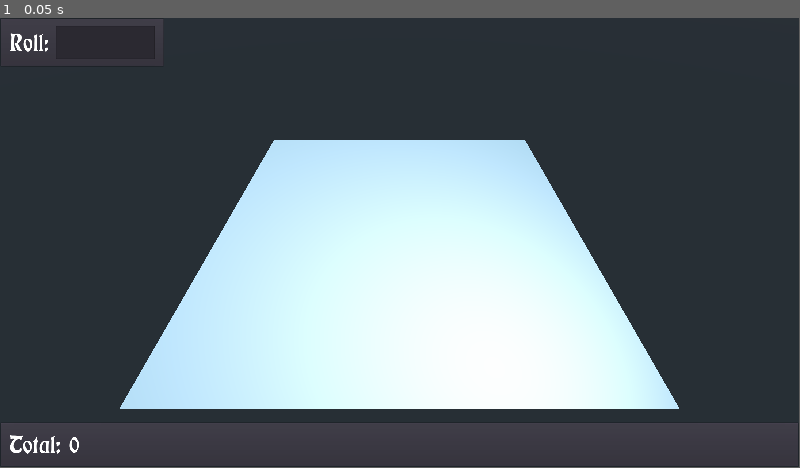
Above: before the commit, frame 1.
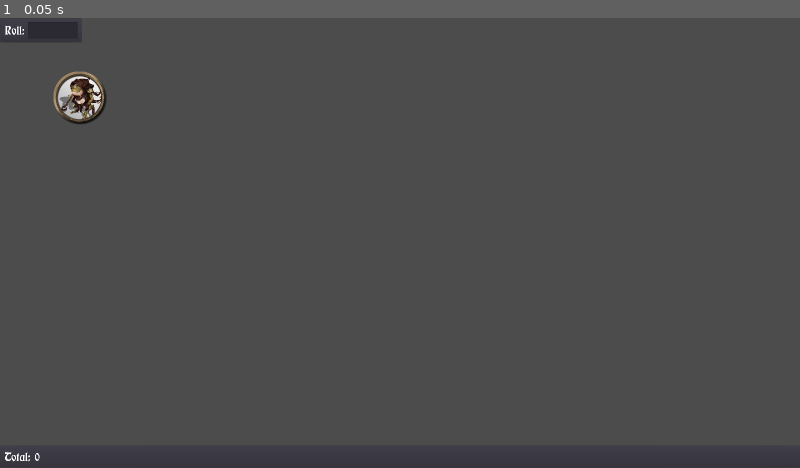
Above: after the commit, the same moment.

Repository: Rumpunzel/ze-people-wants-mapz
Game: Godot game, scene res://main.tscn
Two runs of this game, one before a commit and one after it. Both use one fixed random seed, a clock stepped at 60 frames per second and the inputs below.
Inputs:
- Up to frame 1 (0.05 s): no input
In our replay, the window is 799x449 before the commit and 800x450 after it. These sizes can differ from the game's own. Grey fills any space a smaller window leaves; there, only what the larger window draws over its background counts as a difference.

The runs differ from the first frame. In frame 1, 89% of the frame differs, in the area x 0-100%, y 0-100%.

Commit message:
added token and merged view

Diff:
--- a/box.tscn
+++ b/box.tscn
@@ -1,13 +1,16 @@
-[gd_scene load_steps=4 format=2]
+[gd_scene load_steps=5 format=2]
 
 [sub_resource type="PlaneMesh" id=1]
-size = Vector2( 5, 5 )
-
-[sub_resource type="BoxShape" id=5]
-extents = Vector3( 5, 1, 5 )
+size = Vector2( 16, 9 )
 
 [sub_resource type="BoxShape" id=2]
-extents = Vector3( 1, 1, 5 )
+extents = Vector3( 10, 1, 6.5 )
+
+[sub_resource type="BoxShape" id=3]
+extents = Vector3( 1, 10, 4.5 )
+
+[sub_resource type="BoxShape" id=4]
+extents = Vector3( 1, 10, 10 )
 
 [node name="MeshInstance" type="MeshInstance"]
 mesh = SubResource( 1 )
@@ -17,31 +20,31 @@
 
 [node name="CollisionShape" type="CollisionShape" parent="StaticBody"]
 transform = Transform( 1, 0, 0, 0, 1, 0, 0, 0, 1, 0, -1, 0 )
-shape = SubResource( 5 )
+shape = SubResource( 2 )
 
 [node name="StaticBody2" type="StaticBody" parent="."]
 
 [node name="CollisionShape" type="CollisionShape" parent="StaticBody2"]
-transform = Transform( 1, 0, 0, 0, 1, 0, 0, 0, 1, -3.5, 1, 0 )
-shape = SubResource( 2 )
+transform = Transform( 1, 0, 0, 0, 1, 0, 0, 0, 1, -9, 10, 0 )
+shape = SubResource( 3 )
 
 [node name="StaticBody3" type="StaticBody" parent="."]
 transform = Transform( -4.37114e-08, 0, 1, 0, 1, 0, -1, 0, -4.37114e-08, 0, 0, 0 )
 
 [node name="CollisionShape" type="CollisionShape" parent="StaticBody3"]
-transform = Transform( 1, 0, 0, 0, 1, 0, 0, 0, 1, -3.5, 1, 0 )
-shape = SubResource( 2 )
+transform = Transform( 1, 0, 0, 0, 1, 0, 0, 0, 1, -5.5, 10, 0 )
+shape = SubResource( 4 )
 
 [node name="StaticBody4" type="StaticBody" parent="."]
 transform = Transform( -1, 0, -8.74228e-08, 0, 1, 0, 8.74228e-08, 0, -1, 0, 0, 0 )
 
 [node name="CollisionShape" type="CollisionShape" parent="StaticBody4"]
-transform = Transform( 1, 0, 0, 0, 1, 0, 0, 0, 1, -3.5, 1, 0 )
-shape = SubResource( 2 )
+transform = Transform( 1, 0, 0, 0, 1, 0, 0, 0, 1, -9, 10, 0 )
+shape = SubResource( 3 )
 
 [node name="StaticBody5" type="StaticBody" parent="."]
 transform = Transform( -4.37114e-08, 0, -1, 0, 1, 0, 1, 0, -4.37114e-08, 0, 0, 0 )
 
 [node name="CollisionShape" type="CollisionShape" parent="StaticBody5"]
-transform = Transform( 1, 0, 0, 0, 1, 0, 0, 0, 1, -3.5, 1, 0 )
-shape = SubResource( 2 )
+transform = Transform( 1, 0, 0, 0, 1, 0, 0, 0, 1, -5.5, 10, 0 )
+shape = SubResource( 4 )
--- /dev/null
+++ b/dice_roller.tscn
@@ -0,0 +1,39 @@
+[gd_scene load_steps=4 format=2]
+
+[ext_resource path="res://box.tscn" type="PackedScene" id=1]
+[ext_resource path="res://spatial.gd" type="Script" id=2]
+[ext_resource path="res://die.tscn" type="PackedScene" id=3]
+
+[node name="3D" type="CanvasLayer"]
+layer = 10
+
+[node name="ViewportContainer" type="ViewportContainer" parent="."]
+anchor_right = 1.0
+anchor_bottom = 1.0
+mouse_filter = 2
+stretch = true
+__meta__ = {
+"_edit_use_anchors_": false
+}
+
+[node name="Viewport" type="Viewport" parent="ViewportContainer"]
+size = Vector2( 3840, 2160 )
+transparent_bg = true
+handle_input_locally = false
+render_target_update_mode = 3
+
+[node name="DiceRoller" type="Spatial" parent="ViewportContainer/Viewport"]
+script = ExtResource( 2 )
+die_scene = ExtResource( 3 )
+
+[node name="Camera" type="Camera" parent="ViewportContainer/Viewport/DiceRoller"]
+transform = Transform( 1, 0, 0, 0, -4.37114e-08, 1, 0, -1, -4.37114e-08, 0, 20, 0.5 )
+fov = 30.0
+
+[node name="MeshInstance" parent="ViewportContainer/Viewport/DiceRoller" instance=ExtResource( 1 )]
+visible = false
+
+[node name="SpotLight" type="SpotLight" parent="ViewportContainer/Viewport/DiceRoller"]
+transform = Transform( 0.891802, -0.416792, 0.175996, -0.0461262, 0.303217, 0.951804, -0.450069, -0.856939, 0.251185, 3.31311, 12.3038, 3.62424 )
+shadow_enabled = true
+spot_range = 30.0
--- a/dice_spawner.gd
+++ b/dice_spawner.gd
@@ -1,24 +1,6 @@
 extends LineEdit
-
-
-export(PackedScene) var die_scene
-
-var _left_to_spawn := 0
-
-
-func _process(_delta: float) -> void:
-	if _left_to_spawn > 0:
-		var new_die := die_scene.instance() as Die
-		var spawn_position = Die.random_vector3() * 0.9
-
-		spawn_position.y = 3.0 + randf() * 3.0
-		new_die.transform.origin = spawn_position
-
-		add_child(new_die)
-
-		_left_to_spawn -= 1
 
 
 func _spawn_dice(new_text: String) -> void:
 	var commands := new_text.split("d")
-	_left_to_spawn += int(commands[0])
+	ShittySingleton.left_to_spawn += int(commands[0])
--- a/die.gd
+++ b/die.gd
@@ -26,6 +26,11 @@
 
 
 var side_up := NONE
+
+var _sides := [ ]
+
+
+onready var _tween: Tween = $Tween
 
 
 
@@ -57,21 +62,25 @@
 				die_side.transform = rotate_around(die_side.transform, Vector3.ZERO, Vector3.UP, PI)
 				#die_side.transform = rotate_around(die_side.transform, Vector3.ZERO, Vector3.UP, (float(index) / number_of_sides) * TAU)
 
+		_sides.append(die_side)
 		add_child(die_side)
 
-	for die_side in get_children():
-		die_side.set_exceptions(get_children())
+	for die_side in _sides:
+		die_side.set_exceptions(_sides)
 
 	transform.basis = random_vector3()
 
-	apply_torque_impulse(random_vector3() * 0.2)
-	apply_central_impulse(random_vector3() * 2.0)
+	apply_torque_impulse(random_vector3() * 0.5)
+	apply_central_impulse(random_vector3() * 4.0)
 
 
 func _physics_process(_delta: float) -> void:
 	if side_up == NONE and linear_velocity.abs().length_squared() < 0.01:
 		side_up = _get_face_up()
 		emit_signal("side_changed", self, side_up)
+
+		if not side_up == NONE:
+			sleeping = true
 
 
 
@@ -95,7 +104,7 @@
 
 
 func _get_face_up() -> int:
-	for child in get_children():
+	for child in _sides:
 		var die_side: DieSide = child as DieSide
 
 		if die_side.check_for_collision():
@@ -110,3 +119,25 @@
 	die_side.cast_to = Vector3(0.0, 0.0, -_ray_cast_length)
 
 	return die_side
+
+
+func _on_sleeping_state_changed() -> void:
+	if not sleeping:
+		return
+
+	var to_rotate := 0.0
+	match(side_up):
+		1, 4:
+			pass
+
+		2:
+			to_rotate = -90.0
+
+		3, 6:
+			to_rotate = 180.0
+
+		5:
+			to_rotate = 90.0
+
+	_tween.interpolate_property(self, "rotation_degrees:y", null, to_rotate, 0.3, Tween.TRANS_BACK, Tween.EASE_IN_OUT)
+	_tween.start()
--- a/die.tscn
+++ b/die.tscn
@@ -4,7 +4,7 @@
 [ext_resource path="res://die_side.tscn" type="PackedScene" id=2]
 
 [sub_resource type="PhysicsMaterial" id=1]
-bounce = 0.2
+bounce = 0.5
 
 [node name="Die" type="RigidBody" groups=[
 "Dice",
@@ -13,5 +13,10 @@
 physics_material_override = SubResource( 1 )
 script = ExtResource( 1 )
 _die_side_scene = ExtResource( 2 )
-_side_scale = 0.52
-_ray_cast_length = 0.4
+_die_radius = 0.2
+_side_scale = 1.04
+_ray_cast_length = 0.42
+
+[node name="Tween" type="Tween" parent="."]
+
+[connection signal="sleeping_state_changed" from="." to="." method="_on_sleeping_state_changed"]
--- a/die_side.gd
+++ b/die_side.gd
@@ -27,10 +27,6 @@
 	var texture: ImageTexture = NumberViewport.get_die_side("%d" % digit)
 	$Sprite3D.texture = texture
 
-	var material: SpatialMaterial = $Sprite3D.material_override.duplicate()
-	material.albedo_texture = texture
-	$Sprite3D.material_override = material
-
 func _set_cast_to(new_cast_to: Vector3) -> void:
 	cast_to = new_cast_to
 	$RayCast.cast_to = cast_to
--- a/die_side.tscn
+++ b/die_side.tscn
@@ -1,11 +1,9 @@
-[gd_scene load_steps=4 format=2]
+[gd_scene load_steps=3 format=2]
 
 [ext_resource path="res://die_side.gd" type="Script" id=2]
 
 [sub_resource type="BoxShape" id=1]
 extents = Vector3( 0.2, 0.2, 0.01 )
-
-[sub_resource type="SpatialMaterial" id=2]
 
 [node name="DieSide" type="CollisionShape"]
 shape = SubResource( 1 )
@@ -17,8 +15,8 @@
 
 [node name="Sprite3D" type="Sprite3D" parent="."]
 transform = Transform( 0.4, 0, 0, 0, 0.4, 0, 0, 0, 0.4, 0, 0, 0 )
-material_override = SubResource( 2 )
 flip_v = true
 pixel_size = 0.015
+transparent = false
 shaded = true
 double_sided = false
--- /dev/null
+++ b/hud.tscn
@@ -0,0 +1,112 @@
+[gd_scene load_steps=6 format=2]
+
+[ext_resource path="res://fonts/default_font.tres" type="DynamicFont" id=2]
+[ext_resource path="res://dice_results.gd" type="Script" id=3]
+[ext_resource path="res://total.gd" type="Script" id=4]
+[ext_resource path="res://dice_spawner.gd" type="Script" id=5]
+
+[sub_resource type="Theme" id=1]
+default_font = ExtResource( 2 )
+
+[node name="HUD" type="CanvasLayer"]
+layer = 100
+
+[node name="Control" type="Control" parent="."]
+anchor_right = 1.0
+anchor_bottom = 1.0
+mouse_filter = 2
+theme = SubResource( 1 )
+__meta__ = {
+"_edit_use_anchors_": false
+}
+
+[node name="PanelContainer2" type="PanelContainer" parent="Control"]
+margin_right = 395.0
+margin_bottom = 118.0
+grow_horizontal = 2
+__meta__ = {
+"_edit_use_anchors_": false
+}
+
+[node name="MarginContainer" type="MarginContainer" parent="Control/PanelContainer2"]
+margin_left = 7.0
+margin_top = 7.0
+margin_right = 388.0
+margin_bottom = 111.0
+custom_constants/margin_right = 16
+custom_constants/margin_top = 12
+custom_constants/margin_left = 16
+custom_constants/margin_bottom = 12
+
+[node name="HBoxContainer" type="HBoxContainer" parent="Control/PanelContainer2/MarginContainer"]
+margin_left = 16.0
+margin_top = 12.0
+margin_right = 365.0
+margin_bottom = 92.0
+custom_constants/separation = 16
+
+[node name="Label" type="Label" parent="Control/PanelContainer2/MarginContainer/HBoxContainer"]
+margin_top = 5.0
+margin_right = 95.0
+margin_bottom = 75.0
+text = "Roll:"
+
+[node name="LineEdit" type="LineEdit" parent="Control/PanelContainer2/MarginContainer/HBoxContainer"]
+margin_left = 111.0
+margin_right = 349.0
+margin_bottom = 80.0
+expand_to_text_length = true
+script = ExtResource( 5 )
+
+[node name="PanelContainer" type="PanelContainer" parent="Control"]
+anchor_top = 1.0
+anchor_right = 1.0
+anchor_bottom = 1.0
+grow_horizontal = 2
+grow_vertical = 0
+__meta__ = {
+"_edit_use_anchors_": false
+}
+
+[node name="MarginContainer" type="MarginContainer" parent="Control/PanelContainer"]
+margin_left = 7.0
+margin_top = 7.0
+margin_right = 3833.0
+margin_bottom = 101.0
+custom_constants/margin_right = 16
+custom_constants/margin_top = 12
+custom_constants/margin_left = 16
+custom_constants/margin_bottom = 12
+
+[node name="HBoxContainer" type="HBoxContainer" parent="Control/PanelContainer/MarginContainer"]
+margin_left = 16.0
+margin_top = 12.0
+margin_right = 3810.0
+margin_bottom = 82.0
+custom_constants/separation = 32
+
+[node name="Label" type="Label" parent="Control/PanelContainer/MarginContainer/HBoxContainer"]
+margin_right = 169.0
+margin_bottom = 70.0
+text = "Total: 0"
+script = ExtResource( 4 )
+
+[node name="ScrollContainer" type="ScrollContainer" parent="Control/PanelContainer/MarginContainer/HBoxContainer"]
+margin_left = 201.0
+margin_top = 35.0
+margin_right = 3794.0
+margin_bottom = 35.0
+size_flags_horizontal = 3
+size_flags_vertical = 4
+follow_focus = true
+scroll_vertical_enabled = false
+__meta__ = {
+"_edit_use_anchors_": false
+}
+
+[node name="DiceResults" type="HBoxContainer" parent="Control/PanelContainer/MarginContainer/HBoxContainer/ScrollContainer"]
+size_flags_vertical = 4
+custom_constants/separation = 32
+script = ExtResource( 3 )
+
+[connection signal="text_entered" from="Control/PanelContainer2/MarginContainer/HBoxContainer/LineEdit" to="Control/PanelContainer2/MarginContainer/HBoxContainer/LineEdit" method="_spawn_dice"]
--- a/main.tscn
+++ b/main.tscn
@@ -1,132 +1,15 @@
-[gd_scene load_steps=10 format=2]
+[gd_scene load_steps=5 format=2]
 
-[ext_resource path="res://die.tscn" type="PackedScene" id=1]
+[ext_resource path="res://table.tscn" type="PackedScene" id=1]
 [ext_resource path="res://main.gd" type="Script" id=2]
-[ext_resource path="res://box.tscn" type="PackedScene" id=3]
-[ext_resource path="res://fonts/default_font.tres" type="DynamicFont" id=4]
-[ext_resource path="res://dice_results.gd" type="Script" id=5]
-[ext_resource path="res://spatial.gd" type="Script" id=6]
-[ext_resource path="res://dice_spawner.gd" type="Script" id=7]
-[ext_resource path="res://total.gd" type="Script" id=8]
-
-[sub_resource type="Theme" id=1]
-default_font = ExtResource( 4 )
+[ext_resource path="res://dice_roller.tscn" type="PackedScene" id=3]
+[ext_resource path="res://hud.tscn" type="PackedScene" id=4]
 
 [node name="Main" type="Node"]
 script = ExtResource( 2 )
 
-[node name="Node2D" type="Node2D" parent="."]
+[node name="Table" parent="." instance=ExtResource( 1 )]
 
-[node name="Camera2D" type="Camera2D" parent="Node2D"]
+[node name="DiceRoller" parent="." instance=ExtResource( 3 )]
 
-[node name="Spatial" type="Spatial" parent="."]
-script = ExtResource( 6 )
-
-[node name="Camera" type="Camera" parent="Spatial"]
-transform = Transform( 1, 0, 0, 0, 0.707107, 0.707107, 0, -0.707107, 0.707107, 0, 3.07283, 3.47091 )
-
-[node name="MeshInstance" parent="Spatial" instance=ExtResource( 3 )]
-
-[node name="SpotLight" type="SpotLight" parent="Spatial"]
-transform = Transform( 0.865667, -0.349628, 0.358302, 0, 0.715717, 0.69839, -0.50062, -0.604574, 0.619573, 1.77918, 2.61866, 3.59635 )
-shadow_enabled = true
-spot_range = 15.0
-
-[node name="CanvasLayer" type="CanvasLayer" parent="."]
-
-[node name="Control" type="Control" parent="CanvasLayer"]
-anchor_right = 1.0
-anchor_bottom = 1.0
-theme = SubResource( 1 )
-__meta__ = {
-"_edit_use_anchors_": false
-}
-
-[node name="PanelContainer2" type="PanelContainer" parent="CanvasLayer/Control"]
-margin_right = 395.0
-margin_bottom = 118.0
-grow_horizontal = 2
-__meta__ = {
-"_edit_use_anchors_": false
-}
-
-[node name="MarginContainer" type="MarginContainer" parent="CanvasLayer/Control/PanelContainer2"]
-margin_left = 7.0
-margin_top = 7.0
-margin_right = 388.0
-margin_bottom = 111.0
-custom_constants/margin_right = 16
-custom_constants/margin_top = 12
-custom_constants/margin_left = 16
-custom_constants/margin_bottom = 12
-
-[node name="HBoxContainer" type="HBoxContainer" parent="CanvasLayer/Control/PanelContainer2/MarginContainer"]
-margin_left = 16.0
-margin_top = 12.0
-margin_right = 365.0
-margin_bottom = 92.0
-custom_constants/separation = 16
-
-[node name="Label" type="Label" parent="CanvasLayer/Control/PanelContainer2/MarginContainer/HBoxContainer"]
-margin_top = 5.0
-margin_right = 95.0
-margin_bottom = 75.0
-text = "Roll:"
-
-[node name="LineEdit" type="LineEdit" parent="CanvasLayer/Control/PanelContainer2/MarginContainer/HBoxContainer"]
-margin_left = 111.0
-margin_right = 349.0
-margin_bottom = 80.0
-expand_to_text_length = true
-script = ExtResource( 7 )
-die_scene = ExtResource( 1 )
-
-[node name="PanelContainer" type="PanelContainer" parent="CanvasLayer/Control"]
-anchor_top = 1.0
-anchor_right = 1.0
-anchor_bottom = 1.0
-grow_horizontal = 2
-grow_vertical = 0
-__meta__ = {
-"_edit_use_anchors_": false
-}
-
-[node name="MarginContainer" type="MarginContainer" parent="CanvasLayer/Control/PanelContainer"]
-margin_left = 7.0
-margin_top = 7.0
-margin_right = 3833.0
-margin_bottom = 101.0
-custom_constants/margin_right = 16
-custom_constants/margin_top = 12
-custom_constants/margin_left = 16
-custom_constants/margin_bottom = 12
-
-[node name="HBoxContainer" type="HBoxContainer" parent="CanvasLayer/Control/PanelContainer/MarginContainer"]
-margin_left = 16.0
-margin_top = 12.0
-margin_right = 3810.0
-margin_bottom = 82.0
-custom_constants/separation = 32
-
-[node name="Label" type="Label" parent="CanvasLayer/Control/PanelContainer/MarginContainer/HBoxContainer"]
-margin_right = 169.0
-margin_bottom = 70.0
-text = "Total: 0"
-script = ExtResource( 8 )
-
-[node name="ScrollContainer" type="ScrollContainer" parent="CanvasLayer/Control/PanelContainer/MarginContainer/HBoxContainer"]
-margin_left = 201.0
-margin_right = 3794.0
-margin_bottom = 70.0
-size_flags_horizontal = 3
-follow_focus = true
-scroll_vertical_enabled = false
-__meta__ = {
-"_edit_use_anchors_": false
-}
-
-[node name="DiceResults" type="HBoxContainer" parent="CanvasLayer/Control/PanelContainer/MarginContainer/HBoxContainer/ScrollContainer"]
-custom_constants/separation = 32
-script = ExtResource( 5 )
-
-[connection signal="text_entered" from="CanvasLayer/Control/PanelContainer2/MarginContainer/HBoxContainer/LineEdit" to="CanvasLayer/Control/PanelContainer2/MarginContainer/HBoxContainer/LineEdit" method="_spawn_dice"]
+[node name="HUD" parent="." instance=ExtResource( 4 )]
--- a/project.godot
+++ b/project.godot
@@ -49,6 +49,7 @@
 window/size/height=2160
 window/size/test_width=1920
 window/size/test_height=1080
+window/stretch/mode="viewport"
 
 [physics]
 
--- a/shitty_singleton.gd
+++ b/shitty_singleton.gd
@@ -2,5 +2,8 @@
 
 signal new_result(die, new_result)
 
+var left_to_spawn := 0
+
+
 func display_result(die: Die, result: int) -> void:
 	emit_signal("new_result", die, result)
--- a/spatial.gd
+++ b/spatial.gd
@@ -1,4 +1,7 @@
 extends Spatial
+
+export(PackedScene) var die_scene
+
 
 func _unhandled_input(event: InputEvent) -> void:
 	if event.is_action_released("ui_cancel"):
@@ -7,3 +10,16 @@
 		for die in dice:
 			die.get_parent().remove_child(die)
 			die.queue_free()
+
+
+func _process(_delta: float) -> void:
+	if ShittySingleton.left_to_spawn > 0:
+		var new_die := die_scene.instance() as Die
+		var spawn_position = Die.random_vector3() * 2.0
+
+		spawn_position.y = 3.0 + randf() * 10.0
+		new_die.transform.origin = spawn_position
+
+		add_child(new_die)
+
+		ShittySingleton.left_to_spawn -= 1
--- /dev/null
+++ b/table.tscn
@@ -0,0 +1,16 @@
+[gd_scene load_steps=2 format=2]
+
+[ext_resource path="res://token.tscn" type="PackedScene" id=1]
+
+[node name="Table" type="Node2D"]
+
+[node name="TileMap" type="TileMap" parent="."]
+cell_size = Vector2( 256, 256 )
+format = 1
+
+[node name="Camera2D" type="Camera2D" parent="."]
+
+[node name="YSort" type="YSort" parent="."]
+
+[node name="Token" parent="YSort" instance=ExtResource( 1 )]
+position = Vector2( 384, 384 )
--- /dev/null
+++ b/token.gd
@@ -0,0 +1,65 @@
+extends KinematicBody2D
+
+
+export var _move_speed := 2.0
+export var _max_travel_time = 0.6
+
+var _being_dragged := false setget _set_being_dragged
+
+onready var _ghost: Sprite = $Background.duplicate()
+onready var _ghost_tween: Tween = $GhostTween
+onready var _movement_tween: Tween = $MovementTween
+
+
+
+func _ready() -> void:
+	_ghost.get_node("MarginContainer/Image").light_mask = 5
+	_ghost.get_node("Mask").range_item_cull_mask = 4
+	_ghost.modulate.a = 0.5
+	_ghost.visible = false
+
+	add_child(_ghost)
+
+
+func _process(_delta: float):
+	if _being_dragged:
+		var mouse_position := get_viewport().get_mouse_position()
+		var raster_position := Vector2(
+			stepify(mouse_position.x, 256.0),
+			stepify(mouse_position.y, 256.0)
+		)
+
+		_ghost_tween.interpolate_property(_ghost, "global_position", null, raster_position, 0.1, Tween.TRANS_QUAD, Tween.EASE_OUT)
+		_ghost_tween.start()
+
+
+func _input_event(viewport: Object, event: InputEvent, shape_idx: int) -> void:
+	if event is InputEventMouseButton:
+		if event.button_index == BUTTON_LEFT:
+			_set_being_dragged(event.pressed)
+	elif event is InputEventScreenTouch:
+		if event.pressed and event.get_index() == 0:
+			self.global_position = event.get_position()
+
+
+func _input(event: InputEvent) -> void:
+	if event is InputEventMouseButton:
+		if event.button_index == BUTTON_LEFT and not event.pressed:
+			_set_being_dragged(false)
+
+
+
+func _set_being_dragged(new_status: bool) -> void:
+	_being_dragged = new_status
+
+	if _being_dragged:
+		if not _ghost.visible:
+			_ghost.global_position = global_position
+			_ghost.visible = true
+	else:
+		if _ghost.visible:
+			_ghost.visible = false
+
+			var travel_time := min(global_position.distance_to(_ghost.global_position) / (_move_speed * 512.0) , _max_travel_time)
+			_movement_tween.interpolate_property(self, "global_position", null, _ghost.global_position, travel_time, Tween.TRANS_BACK, Tween.EASE_IN_OUT)
+			_movement_tween.start()
--- /dev/null
+++ b/token.tscn
@@ -0,0 +1,53 @@
+[gd_scene load_steps=6 format=2]
+
+[ext_resource path="res://images/grung.jpg" type="Texture" id=1]
+[ext_resource path="res://images/token_mask_3.png" type="Texture" id=2]
+[ext_resource path="res://images/token_1.png" type="Texture" id=3]
+[ext_resource path="res://token.gd" type="Script" id=4]
+
+[sub_resource type="CircleShape2D" id=1]
+radius = 128.0
+
+[node name="Token" type="KinematicBody2D"]
+input_pickable = true
+collision_layer = 2
+script = ExtResource( 4 )
+
+[node name="CollisionShape2D" type="CollisionShape2D" parent="."]
+shape = SubResource( 1 )
+
+[node name="Background" type="Sprite" parent="."]
+texture = ExtResource( 3 )
+
+[node name="MarginContainer" type="MarginContainer" parent="Background"]
+anchor_left = 0.5
+anchor_top = 0.5
+anchor_right = 0.5
+anchor_bottom = 0.5
+margin_left = -256.0
+margin_top = -256.0
+mouse_filter = 2
+__meta__ = {
+"_edit_use_anchors_": false
+}
+
+[node name="Image" type="TextureRect" parent="Background/MarginContainer"]
+light_mask = 3
+margin_right = 256.0
+margin_bottom = 256.0
+mouse_filter = 2
+texture = ExtResource( 1 )
+expand = true
+stretch_mode = 7
+__meta__ = {
+"_edit_use_anchors_": false
+}
+
+[node name="Mask" type="Light2D" parent="Background"]
+texture = ExtResource( 2 )
+mode = 3
+range_item_cull_mask = 2
+
+[node name="GhostTween" type="Tween" parent="."]
+
+[node name="MovementTween" type="Tween" parent="."]
Binary file added: images/token_mask_3.png
Not shown, added: images/token_mask_3.png.import
Not shown, added: images/token_mask.xcf
